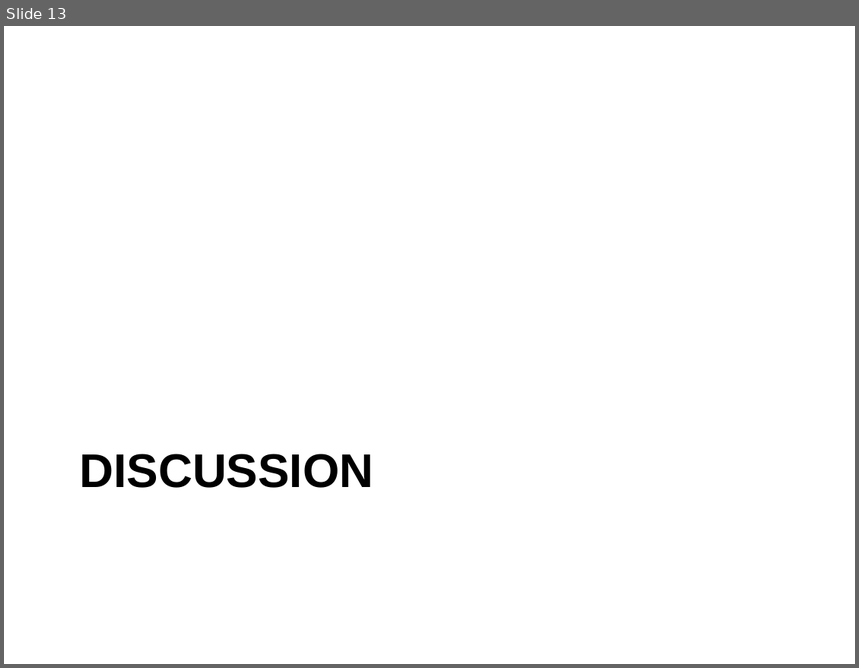
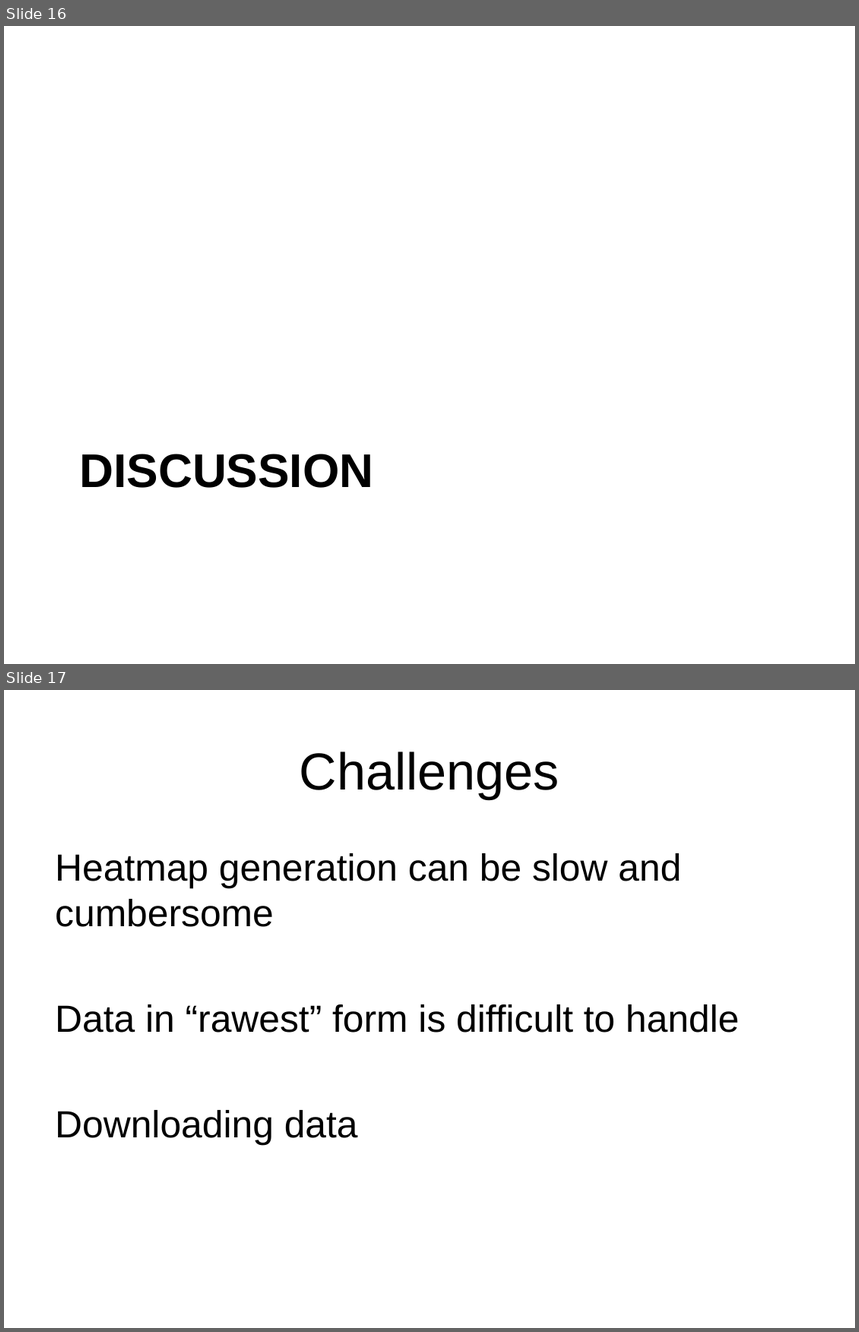
Before and after one commit to eotles/CS838, a slide deck: ProjectPresentation.pptx. Shown one above the other, each under a label of ours: slide 13 before the commit, slides 16 and 17 after it. The pictures are 859x668 and 859x1332 pixels, drawn with LibreOffice and Linux fonts; fonts in the diff are those of the drawing. Boxes give left, top, right and bottom in pixels: in the first picture for what was removed or moved away, otherwise in the second. Text is boxed around its words. In the diff, an @@ line names an element or a change of style, - is before the commit and + after.

```diff
--- a/ProjectPresentation.pptx
+++ b/ProjectPresentation.pptx
@@ slide 17 added at box(4, 690, 855, 1328), background #FFFFFF @@
@@ title added at box(300, 752, 560, 799), 44 pt, text #000000 @@
+Challenges
@@ text added at box(55, 853, 739, 1146), 32 pt, text #000000 @@
+Heatmap generation can be slow and cumbersome
+Data in “rawest” form is difficult to handle
+Downloading data
@@ what was slide 13 is now slide 16 @@
```
Also in this commit, not shown: 4 slides changed, 7 other slides added, 5 slides removed.
